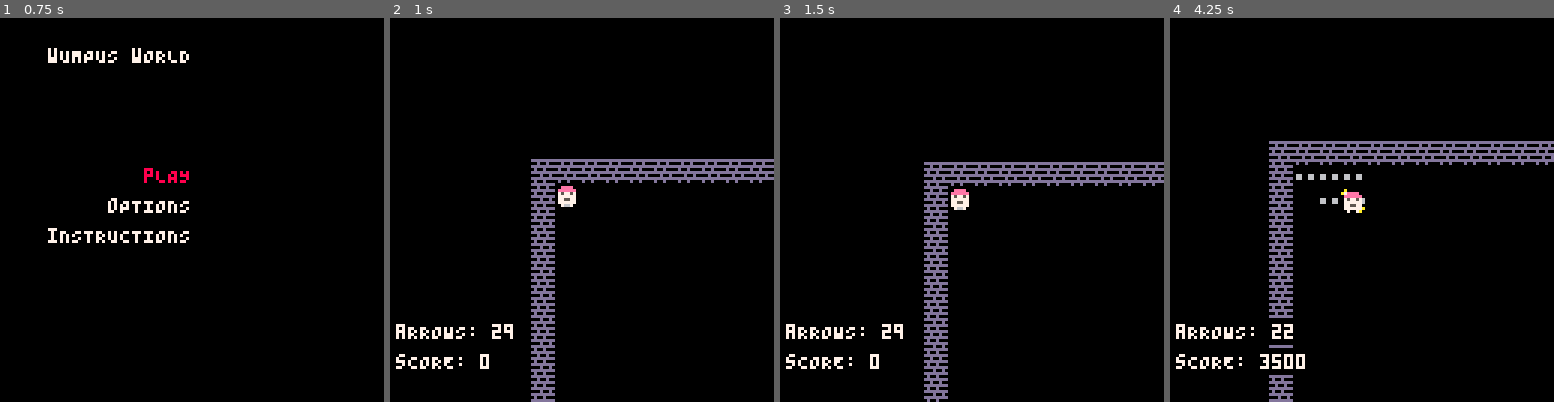
Above: before the commit, frames 1-4 (left to right).
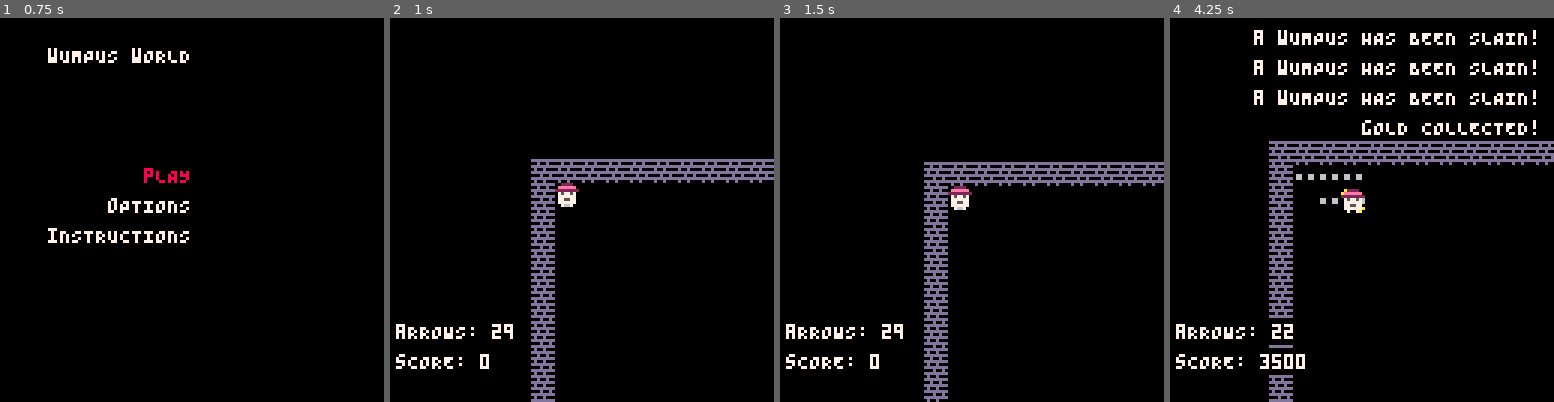
Above: after the commit, the same moments.

Repository: PaoloPortugal/wumpus-world
Game: PICO-8 cartridge wumpus-world.p8
Two runs of this game, one before a commit and one after it. Both use one fixed random seed, a clock stepped at 60 frames per second and the inputs below.
Inputs:
- Up to frame 1 (0.75 s): tap X (X key) at 0.33 s; tap O (Z key) at 0.7 s
- Up to frame 2 (1 s): no input
- Up to frame 3 (1.5 s): tap X (X key) at 1.07 s
- Up to frame 4 (4.25 s): hold Right 1.6-2.1 s; tap O (Z key) every 0.4 s from 1.7 to 4.1 s; tap X (X key) at 1.85, 2.97, 4.08 s; hold Up 2.15-2.42 s; hold Right 2.47-3.03 s; hold Left 3.08-3.58 s; hold Down 3.63-3.97 s; hold Right from 4.02 s (still down)

Frame 1 is identical in both runs. In frame 2, less than 0.1% of the frame differs, in the area x 42-50%, y 42-46%; in frame 3, less than 0.1%; in frame 4, 3.6%, in the area x 21-96%, y 3-47%.

Commit message:
Added the message system for when the player collects gold and kills a wumpus. Changed the displays for keys whenever they referenced Z, now they reference z (it looks better) and also they show the 🅾️ icon as well. Changed the player sprite so it no longer resembles an interesting shape...

Diff:
--- a/wumpus-world.p8
+++ b/wumpus-world.p8
@@ -67,6 +67,7 @@
         handle_game_end_input(world)
     elseif state==1 then -- alive
         handle_alive_input(player,world)
+		update_messages()
     else -- state==0, in menu
         handle_general_menu_input(current_menu,menu_index)
     end
@@ -110,6 +111,8 @@
 
 	see_cell(player,world)
 
+	messages={}
+
 end
 
 function make_world(m, n, reachable, other)
@@ -394,7 +397,7 @@
 
 function handle_game_end_input(world)
 -- handles the player input when they are in-between games, they either won or died
-    if btnp(4) then -- player presses Z (play again)
+    if btnp(4) then -- player presses 🅾️ (Z) (play again)
         game_start()
     elseif btnp(5) then -- player presses X (back to menu)
         state=0
@@ -426,7 +429,7 @@
 	move(player,world)
 
 	-- now let's see if the player wants to shoot an arrow
-	if btnp(4) then -- the player is pressing the fire key (Z)
+	if btnp(4) then -- the player is pressing the fire key (🅾️ or Z)
 		shoot_arrow(player,world)
 	end
 
@@ -468,7 +471,7 @@
 end
 
 function handle_main_menu_input(menu_items)
-	if btnp(4) then -- the player is pressing the "confirm" key (Z)
+	if btnp(4) then -- the player is pressing the "confirm" key (🅾️ or Z)
 		if menu_index==1 then -- "Play" is selected
 			game_start()
 		elseif menu_index==2 then -- "Options" is selected
@@ -659,6 +662,8 @@
 		end
 	end
 
+	add_message("a wUMPUS HAS BEEN SLAIN!")
+
 	add_score(player,1000)
 
 	if world.wumpus_amount==0 then
@@ -694,12 +699,16 @@
 		end
 	end
 
+	add_message("gOLD COLLECTED!")
+
 	add_score(player,500)
 
 	if world.gold_amount==0 and player.arrows==0 then
 		end_game(world,2,1) -- Change the game state to "win" (2) for the reason "all gold collected" (1)
     end
 end
+
+-- score management was done with ChatGPT to treat it as a 32 bit number
 
 function add_score(player, amount)
     -- low 16 bits
@@ -717,6 +726,26 @@
         player.score_lo,
         shl(player.score_hi, 16)
     )
+end
+
+-- this message system was made by Claude
+
+function add_message(text)
+-- adds a new message to the notification system
+	add(messages, {
+		text = text,
+		time = 150 -- 5 seconds at 30fps = 150 frames
+	})
+end
+
+function update_messages()
+-- updates message timers and removes expired ones
+	for i = #messages, 1, -1 do
+		messages[i].time -= 1
+		if messages[i].time <= 0 then
+			deli(messages, i)
+		end
+	end
 end
 
 function end_game(world, new_state, reason)
@@ -784,6 +813,8 @@
 	rectfill(0, base_y, #txt2*4 + 8, base_y+8, 0)
 	print(txt2, 2, base_y+2, 7)
 	base_y += 10
+
+	draw_messages()
 
 end
 
@@ -867,7 +898,7 @@
     local base_y = 100
 
 	-- BOX 4
-	local txt4 = "pRESS Z TO PLAY AGAIN"
+	local txt4 = "pRESS 🅾️ (z) TO PLAY AGAIN"
 	rectfill(0, base_y, #txt4*4 + 4, base_y+8, 0)
 	print(txt4, 2, base_y+2, 7)
 	base_y += 10
@@ -941,7 +972,7 @@
     local base_y = 100
 
 	-- BOX 4
-	local txt4 = "pRESS Z TO TRY AGAIN"
+	local txt4 = "pRESS 🅾️ (z) TO TRY AGAIN"
 	rectfill(0, base_y, #txt4*4 + 4, base_y+8, 0)
 	print(txt4, 2, base_y+2, 7)
 	base_y += 10
@@ -951,6 +982,27 @@
 	rectfill(0, base_y, #txt5*4 + 8, base_y+8, 0)
 	print(txt5, 2, base_y+2, 7)
 	base_y += 10
+end
+
+-- again message system by Claude
+
+function draw_messages()
+-- draws all active messages stacked vertically
+	local y = 2
+	for msg in all(messages) do
+		local txt = msg.text
+		local txt_width = #txt * 4 + 4
+		local x = 128 - txt_width - 2 -- right-aligned
+
+		-- background box
+		rectfill(x, y, 126, y + 8, 0)
+
+		-- text
+		print(txt, x + 2, y + 2, 7)
+
+		-- move down for next message
+		y += 10
+	end
 end
 
 function draw_tile(player, world, i, j)
@@ -1207,7 +1259,7 @@
     y += 8
     y = print_wrapped("bEWARE THE wUMPUS  {sprite:32}! iF YOU ENTER ITS TILE IT WILL DEVOUR YOU! ITS TERRIBLE STENCH  {sprite:5} REVEALS ITS LOCATION NEARBY.", 4, y, 7)
     y += 8
-	y = print_wrapped("cHANGE THE DIRECTION YOU ARE FACING BY PRESSING DOWN ❎ AND AN ARROW KEY, THEN SHOOT AT A wUMPUS WITH Z TO KILL IT!", 4, y, 7)
+	y = print_wrapped("cHANGE THE DIRECTION YOU ARE FACING BY PRESSING DOWN ❎ AND AN ARROW KEY, THEN SHOOT AT A wUMPUS WITH 🅾️ (z) TO KILL IT!", 4, y, 7)
     y += 8
     y = print_wrapped("cOLLECT ALL THE SHINY GOLD  {sprite:33}! iTS GLITTER  {sprite:3} HINTS AT NEARBY TREASURES.", 4, y, 7)
     y += 8
@@ -1243,9 +1295,9 @@
 00000000000000000000000000a000a000000000b000bbb000000000b0a0bbb000000000c000ccc000000000c0a0ccc000000000b000bbb000000000b0a0bbb0
 00000000000000000000000000000a7a00000000bb0bb0bb00000000bb0bb0bb00000000cc0cc0cc00000000cc0cc0cc00000000bb0bb0bb00000000bb0bb0bb
 000000000000000000000000000000a0000000000bb00000000000000bb00000000000000cc00000000000000cc00000000000000bb00000000000000bb00000
-09999990000000000055550000000000000000000000000000066000000000000000000000000000000000000000000000000000000000000000000000000000
-99799799000000000511115000eeee00000000000000000000000000000000000000000000000000000000000000000000000000000000000000000000000000
-9099990900777700511111150eeeeee0000000000000000000000000000000000000000000000000000000000000000000000000000000000000000000000000
+09999990000000000055550000222200000000000000000000066000000000000000000000000000000000000000000000000000000000000000000000000000
+9979979900000000051111500eeeeee0000000000000000000000000000000000000000000000000000000000000000000000000000000000000000000000000
+90999909007777005111111522222222000000000000000000000000000000000000000000000000000000000000000000000000000000000000000000000000
 9097790900aaaa005111111507577570600000000000000600000000000000000000000000000000000000000000000000000000000000000000000000000000
 90099009077777705111111507777770600000000000000600000000000000000000000000000000000000000000000000000000000000000000000000000000
 990000990aaaaaa05111111507755770000000000000000000000000000000000000000000000000000000000000000000000000000000000000000000000000
@@ -1253,11 +1305,11 @@
 90900909aaaaaaaa0055550000700700000000000000000000000000000660000000000000000000000000000000000000000000000000000000000000000000
 80dddd0889999998dddddddd00000000000000000000000000000000000000000000000000000000000000000000000000000000000000000000000000000000
 08eeee809879978900d00d0000000000000000000000000000000000000000000000000000000000000000000000000000000000000000000000000000000000
-de8ee8ed90899809dddddddd00000000000000000000000000000000000000000000000000000000000000000000000000000000000000000000000000000000
+d282282d90899809dddddddd00000000000000000000000000000000000000000000000000000000000000000000000000000000000000000000000000000000
 d758857d909889090d00d00000000000000000000000000000000000000000000000000000000000000000000000000000000000000000000000000000000000
 d778877d97788779dddddddd00000000000000000000000000000000000000000000000000000000000000000000000000000000000000000000000000000000
 d787787d97877879000d00d000000000000000000000000000000000000000000000000000000000000000000000000000000000000000000000000000000000
-0871178008eeee80dddddddd00000000000000000000000000000000000000000000000000000000000000000000000000000000000000000000000000000000
+0871178028222282dddddddd00000000000000000000000000000000000000000000000000000000000000000000000000000000000000000000000000000000
 80dddd0880eeee080d00d00000000000000000000000000000000000000000000000000000000000000000000000000000000000000000000000000000000000
 
 
